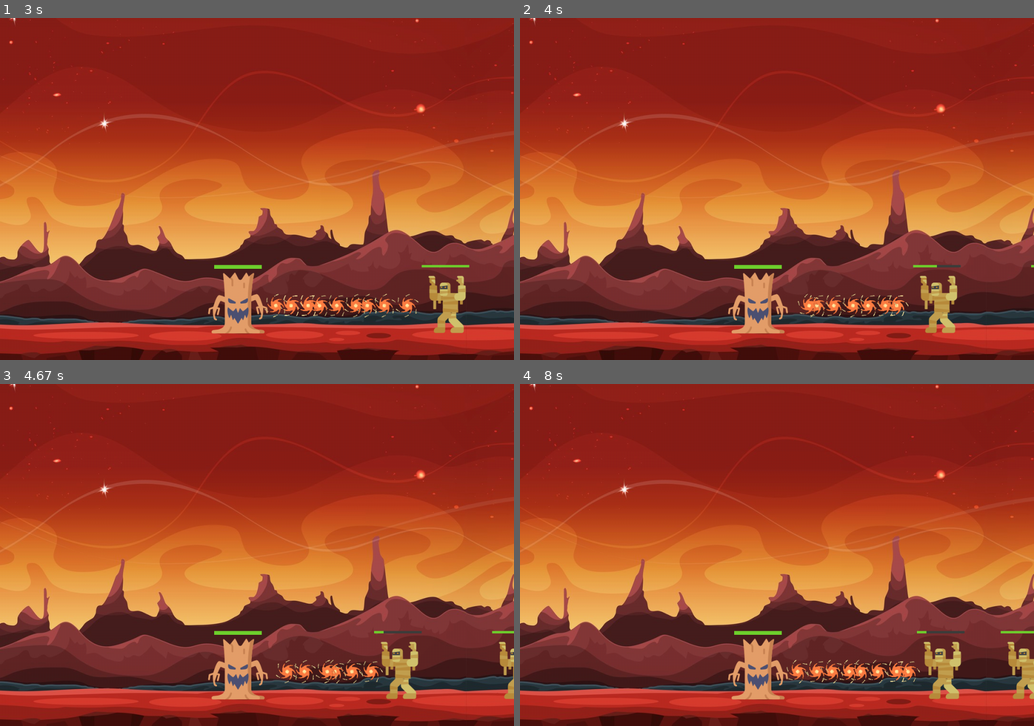
Above: before the commit, frames 1-4 (two rows, left to right).
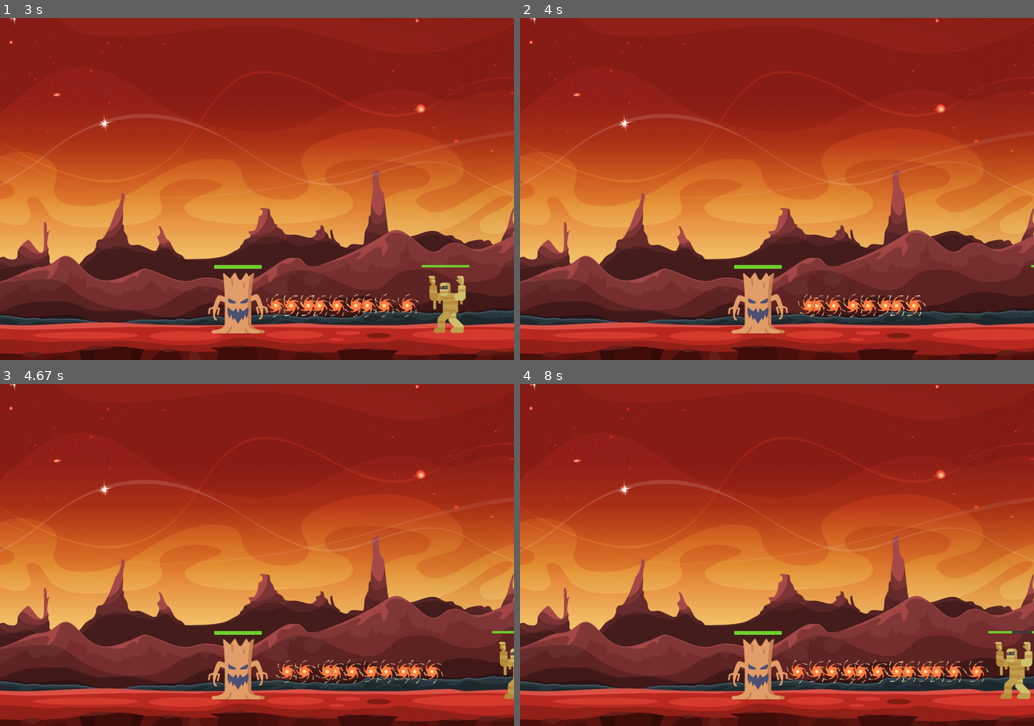
Above: after the commit, the same moments.

Repository: GamerPsy/Shooter-pygame
Game: pygame game, started from main.py
The game is run twice, just before and just after one commit, with the same random seed, the same clock (stepped at 60 frames per second) and the same inputs.
Inputs (mouse positions are in pixels of both pictures, inside the frame that each line leads up to):
- Up to frame 1 (3 s): click (257, 189) at 0.38 s; tap Space at 0.67, 1.07, 1.37, 1.57, 1.9, 2.2, 2.4, 2.7, 2.97 s
- Up to frame 2 (4 s): tap Space at 3.3, 3.6, 3.73 s
- Up to frame 3 (4.67 s): tap Space at 4.13, 4.43 s
- Up to frame 4 (8 s): tap Space at 4.8, 5.2, 5.5, 5.7, 6, 6.2, 6.53, 6.83, 7.03, 7.33, 7.6, 7.93 s

Frame 1 is identical in both runs. In frame 2, 0.9% of the frame differs, in the area x 74-86%, y 72-93%; in frame 3, 1.0%; in frame 4, 1.9%, in the area x 76-100%, y 72-93%.

Commit message:
reajustage attaque hero pour tuer momie en 4 coups

Diff:
--- a/player.py
+++ b/player.py
@@ -9,7 +9,7 @@
         self.game = game
         self.health = 100
         self.max_health = 100
-        self.attack = 10
+        self.attack = 25
         self.velocity = 5
         self.all_projectiles = pygame.sprite.Group()
         self.image = pygame.image.load('assets/player.png')
